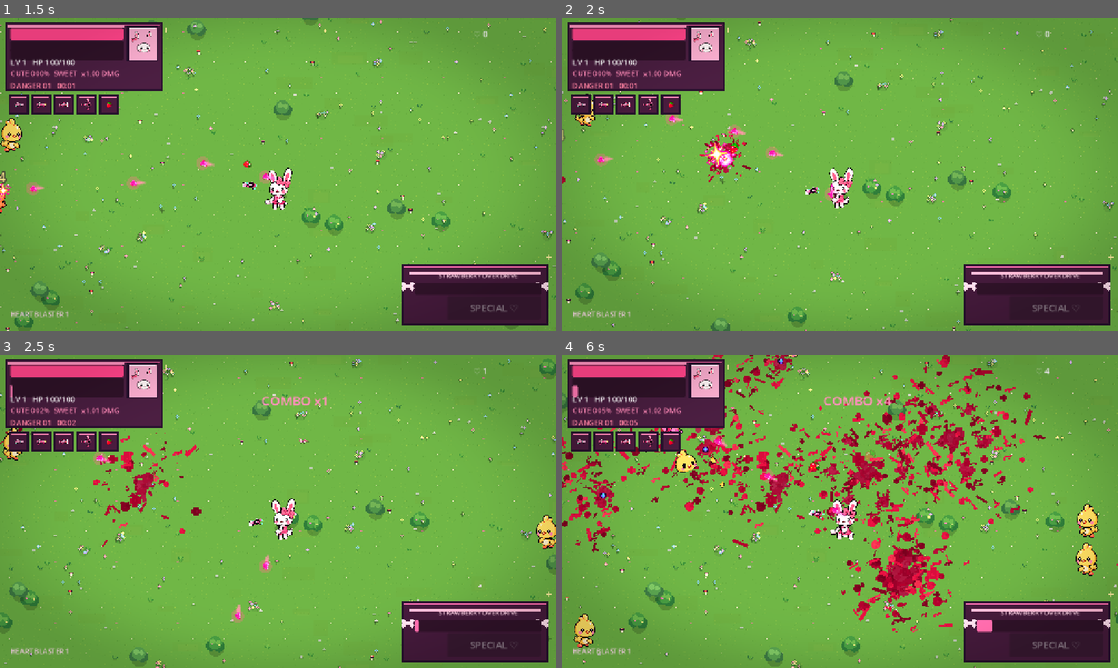
Above: before the commit, frames 1-4 (two rows, left to right).
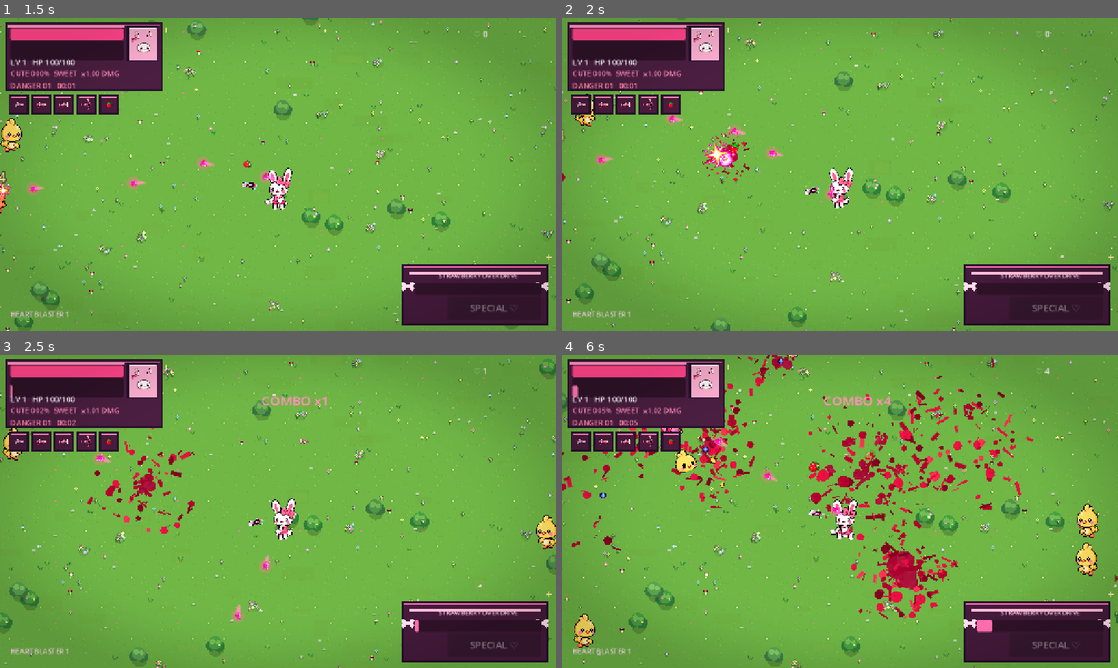
Above: after the commit, the same moments.

Repository: ramonsamagaio/cutecuterampage
Game: Godot game, scene res://scenes/Main.tscn
Two runs of this game, one before a commit and one after it. Both use one fixed random seed, a clock stepped at 60 frames per second and the inputs below.
Inputs (mouse positions are in pixels of both pictures, inside the frame that each line leads up to):
- Up to frame 1 (1.5 s): tap Enter at 0.5 s; move the mouse to (400, 158) at 0.52 s; hold Right (ui_right) 0.53-1.28 s; tap Shift at 0.6 s; tap Space at 0.77 s; move the mouse to (166, 190) at 1.27 s; hold Down (ui_down) from 1.28 s (still down); tap Z at 1.35 s
- Up to frame 2 (2 s): keep holding Down (ui_down); tap Space at 1.52 s
- Up to frame 3 (2.5 s): move the mouse to (333, 442) at 2.02 s; release Down (ui_down) at 2.03 s; hold Right (ui_right) from 2.03 s (still down); tap X at 2.1 s
- Up to frame 4 (6 s): move the mouse to (812, 574) at 2.77 s; release Right (ui_right) at 2.78 s; hold Up (ui_up) 2.78-3.53 s; tap C at 2.85, 5.85 s; tap Space at 3.02, 3.77, 4.52 s; move the mouse to (1006, 558) at 3.52 s; hold Left (ui_left) 3.53-5.03 s; tap Shift at 3.6 s; move the mouse to (673, 464) at 4.27 s; tap Z at 4.35 s; move the mouse to (867, 511) at 5.02 s; hold Down (ui_down) 5.03-5.78 s; tap X at 5.1 s; move the mouse to (756, 433) at 5.77 s; hold Right (ui_right) from 5.78 s (still down)

Frame 1 is identical in both runs. In frame 2, 0.2% of the frame differs, in the area x 0-34%, y 36-53%; in frame 3, 1.2%; in frame 4, 12%, in the area x 0-100%, y 0-89%.

Commit message:
perf: cap flying gore and throttle ground blood redraws

Diff:
--- a/scripts/combat/blood_system.gd
+++ b/scripts/combat/blood_system.gd
@@ -1,19 +1,41 @@
 class_name BloodSystem
 extends Node2D
 
-const MAX_SPLATS: int = 1800
+const MAX_SPLATS: int = 650
+const MAX_FLYING_CHILDREN: int = 170
+const REDRAW_INTERVAL: float = 1.0 / 12.0
+
 var splats: Array[Dictionary] = []
+var _redraw_pending: bool = false
+var _redraw_timer: float = 0.0
 
 func _ready() -> void:
 	add_to_group("blood_system")
 	z_index = -30
 
+func _process(delta: float) -> void:
+	if not _redraw_pending:
+		return
+	_redraw_timer -= delta
+	if _redraw_timer <= 0.0:
+		_redraw_timer = REDRAW_INTERVAL
+		_redraw_pending = false
+		queue_redraw()
+
 func emit_burst(global_origin: Vector2, direction: Vector2, amount: int = 8) -> void:
+	var active_children: int = get_child_count()
+	if active_children >= MAX_FLYING_CHILDREN:
+		return
+	var allowed: int = mini(amount, MAX_FLYING_CHILDREN - active_children)
+	if active_children > 120:
+		allowed = mini(allowed, 4)
+	elif active_children > 80:
+		allowed = mini(allowed, 8)
 	var local_origin: Vector2 = to_local(global_origin)
 	var base_dir: Vector2 = direction.normalized()
 	if base_dir == Vector2.ZERO:
 		base_dir = Vector2.RIGHT.rotated(randf() * TAU)
-	for _i: int in amount:
+	for _i: int in allowed:
 		var droplet: BloodDroplet = BloodDroplet.new()
 		add_child(droplet)
 		var spread: Vector2 = base_dir.rotated(randf_range(-1.82, 1.82))
@@ -27,30 +49,33 @@
 		elif shade_roll > 0.88:
 			shade = Color("f23a55")
 		var size_value: int = randi_range(2, 6)
-		if randf() < 0.18:
-			size_value += randi_range(2, 4)
-		droplet.configure(local_origin, spread * speed, randf_range(0.20, 0.78), size_value, shade)
+		if randf() < 0.14:
+			size_value += randi_range(2, 3)
+		droplet.configure(local_origin, spread * speed, randf_range(0.18, 0.58), size_value, shade)
 
 func spawn_chunk(global_origin: Vector2, chunk_kind: String, tint: Color, force: Vector2) -> void:
+	if get_child_count() >= MAX_FLYING_CHILDREN:
+		return
 	var chunk: BodyChunk = BodyChunk.new()
 	add_child(chunk)
 	chunk.configure(to_local(global_origin), chunk_kind, tint, force * randf_range(55.0, 125.0))
 
 func spawn_art_chunk(global_origin: Vector2, texture_path: String, target_size: Vector2, force: Vector2) -> void:
+	if get_child_count() >= MAX_FLYING_CHILDREN:
+		return
 	var chunk: ArtBodyChunk = ArtBodyChunk.new()
 	add_child(chunk)
 	chunk.configure(to_local(global_origin), texture_path, target_size, force)
 
 func add_massive_splat(global_pos: Vector2, radius: int, shade: Color) -> void:
-	var pieces: int = maxi(7, radius + 2)
+	var pieces: int = mini(12, maxi(6, radius))
 	for i: int in pieces:
 		var angle: float = TAU * float(i) / float(pieces) + randf_range(-0.30, 0.30)
 		var distance: float = randf_range(0.0, float(radius) * 2.0)
 		var p: Vector2 = global_pos + Vector2.RIGHT.rotated(angle) * distance
-		add_ground_splat(p, randi_range(3, maxi(5, radius + 2)), shade.lightened(randf_range(0.0, 0.12)))
-	# A few tiny satellites create the spray fringe that makes kills feel explosive.
-	for _i: int in randi_range(5, 11):
-		var satellite: Vector2 = global_pos + Vector2.RIGHT.rotated(randf() * TAU) * randf_range(float(radius) * 1.3, float(radius) * 3.6)
+		add_ground_splat(p, randi_range(3, maxi(5, radius + 1)), shade.lightened(randf_range(0.0, 0.10)))
+	for _i: int in randi_range(3, 6):
+		var satellite: Vector2 = global_pos + Vector2.RIGHT.rotated(randf() * TAU) * randf_range(float(radius) * 1.3, float(radius) * 3.2)
 		add_ground_splat(satellite, randi_range(2, 4), shade.darkened(randf_range(0.0, 0.12)))
 
 func add_ground_splat(global_pos: Vector2, px_size: int, shade: Color) -> void:
@@ -64,7 +89,7 @@
 	})
 	if splats.size() > MAX_SPLATS:
 		splats.pop_front()
-	queue_redraw()
+	_redraw_pending = true
 
 func _draw() -> void:
 	for splat: Dictionary in splats:
@@ -76,27 +101,22 @@
 		var angle: float = float(splat.get("angle", 0.0))
 		match kind:
 			0:
-				draw_rect(Rect2(p.x - s, p.y - maxi(2, s / 2), s * 2, maxi(4, s)), c)
-				draw_rect(Rect2(p.x - maxi(2, s / 2), p.y - s, maxi(4, s), s * 2), c.darkened(0.07))
+				draw_circle(Vector2(p), float(s), c)
+				draw_circle(Vector2(p) + Vector2(float(s) * 0.62, -float(s) * 0.22), maxf(1.5, float(s) * 0.44), c.darkened(0.08))
 			1:
 				var streak_dir: Vector2 = Vector2.RIGHT.rotated(angle)
 				var side: Vector2 = Vector2(-streak_dir.y, streak_dir.x)
-				var a: Vector2 = Vector2(p) - streak_dir * float(s) * 1.6 - side * float(s) * 0.35
-				var b: Vector2 = Vector2(p) + streak_dir * float(s) * 1.8 - side * float(s) * 0.35
-				var d: Vector2 = Vector2(p) - streak_dir * float(s) * 1.6 + side * float(s) * 0.35
-				var e: Vector2 = Vector2(p) + streak_dir * float(s) * 1.8 + side * float(s) * 0.35
+				var a: Vector2 = Vector2(p) - streak_dir * float(s) * 1.55 - side * float(s) * 0.30
+				var b: Vector2 = Vector2(p) + streak_dir * float(s) * 1.75 - side * float(s) * 0.30
+				var d: Vector2 = Vector2(p) - streak_dir * float(s) * 1.55 + side * float(s) * 0.30
+				var e: Vector2 = Vector2(p) + streak_dir * float(s) * 1.75 + side * float(s) * 0.30
 				draw_colored_polygon(PackedVector2Array([a, b, e, d]), c)
 			2:
-				draw_circle(Vector2(p), float(s), c)
-				draw_circle(Vector2(p) + Vector2(float(s) * 0.55, -float(s) * 0.28), maxf(1.5, float(s) * 0.42), c.darkened(0.10))
+				draw_circle(Vector2(p), float(s) * 1.12, c)
+				draw_circle(Vector2(p) + Vector2(-float(s) * 0.70, float(s) * 0.18), maxf(1.4, float(s) * 0.35), c.lightened(0.04))
 			_:
-				draw_rect(Rect2(p.x - s, p.y - maxi(1, s / 3), s * 2, maxi(3, s / 2)), c)
-				draw_circle(Vector2(p) + Vector2(-s, s * 0.55), maxf(1.5, float(s) * 0.45), c.lightened(0.05))
-				draw_circle(Vector2(p) + Vector2(s * 0.9, -s * 0.4), maxf(1.5, float(s) * 0.34), c.darkened(0.08))
-		var seed_a_y: int = floori(float(seed_value) / 11.0)
-		var seed_b_x: int = floori(float(seed_value) / 17.0)
-		var seed_b_y: int = floori(float(seed_value) / 23.0)
-		var satellite_a: Vector2i = Vector2i((seed_value % 9) - 4, (seed_a_y % 9) - 4)
-		var satellite_b: Vector2i = Vector2i((seed_b_x % 13) - 6, (seed_b_y % 11) - 5)
-		draw_rect(Rect2(p + satellite_a - Vector2i(2, 2), Vector2i(4, 4)), c.lightened(0.04))
-		draw_rect(Rect2(p + satellite_b - Vector2i(1, 1), Vector2i(3, 3)), c.darkened(0.10))
+				var smear_dir: Vector2 = Vector2.RIGHT.rotated(angle)
+				draw_line(Vector2(p) - smear_dir * float(s), Vector2(p) + smear_dir * float(s) * 1.35, c, maxf(2.0, float(s) * 0.85), true)
+		var seed_y: int = floori(float(seed_value) / 11.0)
+		var satellite: Vector2i = Vector2i((seed_value % 11) - 5, (seed_y % 9) - 4)
+		draw_circle(Vector2(p + satellite), maxf(1.0, float(s) * 0.24), c.darkened(0.08))
